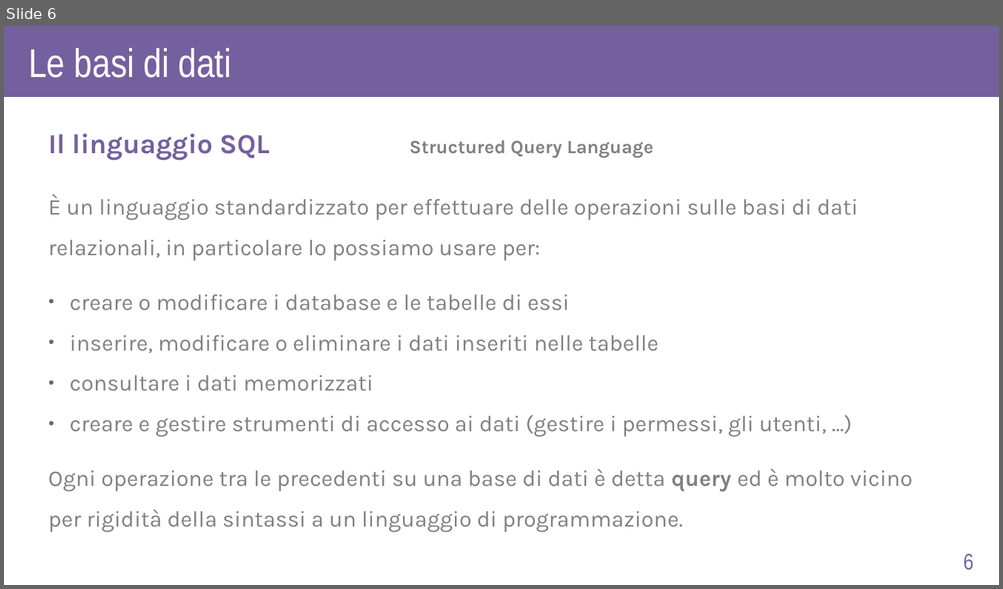
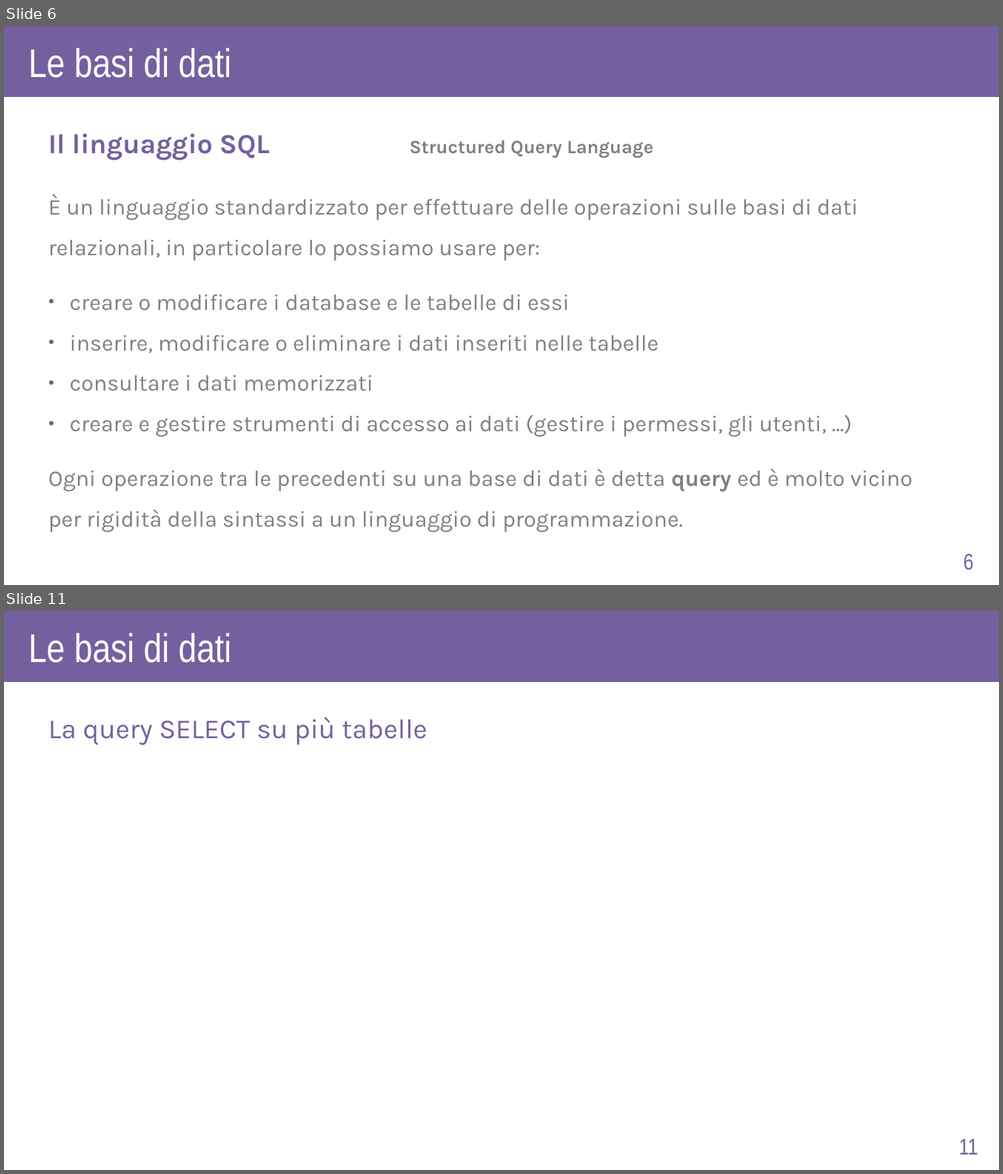
Before and after one commit to AlexF1789/corsoPHP, a slide deck: slide_odp/lez6.odp. Shown one above the other, each under a label of ours: slide 6 before the commit, slides 6 and 11 after it; the slides between them are not shown. The pictures are 1003x589 and 1003x1174 pixels, drawn with LibreOffice and Linux fonts; fonts in the diff are those of the drawing. Boxes give left, top, right and bottom in pixels: in the first picture for what was removed or moved away, otherwise in the second. Text is boxed around its words. In the diff, an @@ line names an element or a change of style, - is before the commit and + after.

```diff
--- a/slide_odp/lez6.odp
+++ b/slide_odp/lez6.odp
@@ slide 11 added at box(4, 611, 999, 1170), background #FFFFFF @@
@@ rectangle added at box(4, 611, 999, 682), fill #74609E @@
@@ text added at box(28, 632, 232, 663), 32 pt, text #FFFFFF @@
+Le basi di dati
@@ text added at box(48, 717, 427, 745), 22 pt, text #74609E @@
+La query SELECT su più tabelle
@@ page number added at box(959, 1139, 978, 1155), 18 pt, text #74609E @@
+11
```
Also in this commit, not shown: 1 slide changed, 12 other slides added, 2 slides removed.
